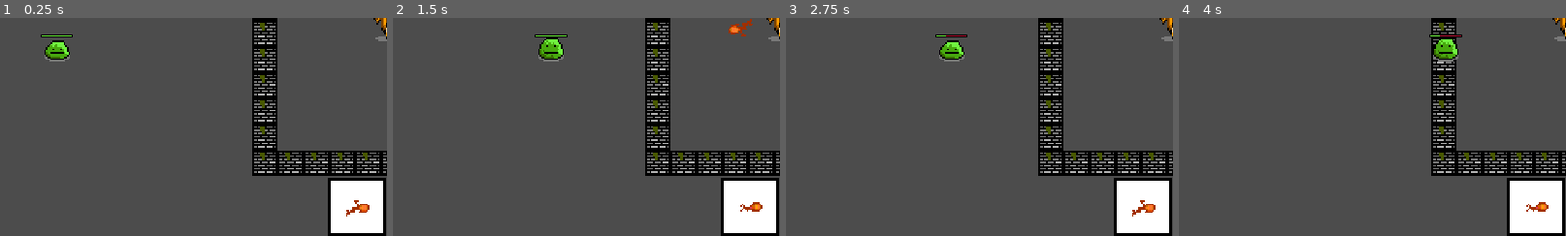
Above: before the commit, frames 1-4 (left to right).
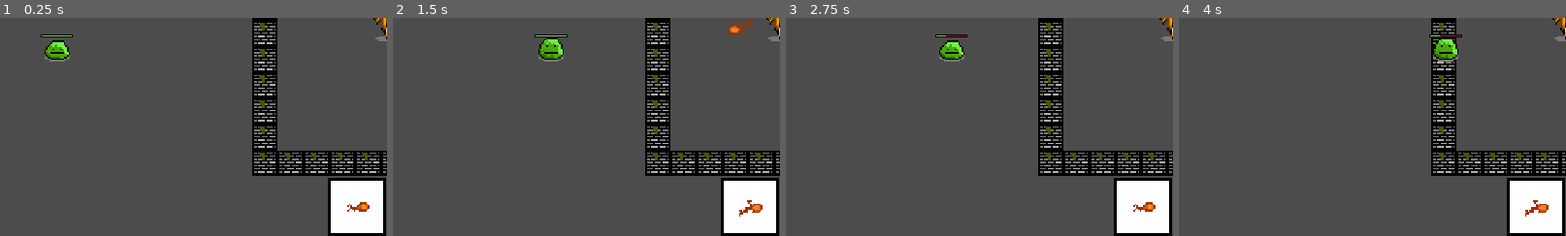
Above: after the commit, the same moments.

Repository: jonathanlin0/Theseus
Game: Godot game, scene res://Levels/Level2.tscn
Same seed, same stepped clock (60 frames per second), same inputs: the game is played once before the commit and once after it.
Inputs (mouse positions are % of the whole screen's width and height, from its top left):
- Up to frame 1 (0.25 s): no input
- Up to frame 2 (1.5 s): tap Enter (ui_accept) at 0.5, 0.77 s; move the mouse to (72, 45) at 0.52 s; hold Up (ui_up) 0.53-1.28 s; click (72, 45) at 0.6 s; move the mouse to (30, 55) at 1.27 s; click (30, 55) at 1.35 s
- Up to frame 3 (2.75 s): tap Enter (ui_accept) at 1.52 s; move the mouse to (60, 28) at 2.02 s; hold Up (ui_up) from 2.03 s (still down); hold Shift from 2.03 s (still down); click (60, 28) at 2.3 s
- Up to frame 4 (4 s): move the mouse to (45, 70) at 2.77 s; release Shift at 2.78 s; click (45, 70) at 2.85 s; tap Enter (ui_accept) at 3.02, 3.77 s; move the mouse to (80, 65) at 3.52 s; release Up (ui_up) at 3.53 s; click (80, 65) at 3.6 s
The pictures show only the part of the screen within x 0-50%, y 50-100%; the shares and areas given below are measured in that part.

The runs differ from the first frame. In frame 1, 0.1% of the frame differs, in the area x 89-96%, y 83-92%; in frame 2, 0.1%; in frame 3, 0.1%; in frame 4, 0.1%.

Commit message:
Lightning Bug Fix

Diff:
--- a/Theseus/Characters/Player.gd
+++ b/Theseus/Characters/Player.gd
@@ -157,7 +157,7 @@
 
 			fireball.rotate(rad)
 
-		if master_data.selected_weapon == 2:
+		if master_data.selected_weapon == 2 and master_data.mana > master_data.lightning_cost:
 			master_data.mana -= master_data.lightning_cost
 
 			var lightning = LIGHTNING.instance()
--- a/Theseus/Characters/Player.tscn
+++ b/Theseus/Characters/Player.tscn
@@ -304,6 +304,7 @@
 scale = Vector2( 0.697917, 0.708333 )
 frames = SubResource( 24 )
 animation = "down"
+frame = 1
 playing = true
 
 [node name="SwordSwingAreas" type="Position2D" parent="."]
@@ -417,7 +418,6 @@
 [node name="Fire_animation" type="AnimatedSprite" parent="Hotbar"]
 position = Vector2( 222, 252 )
 frames = SubResource( 101 )
-frame = 2
 playing = true
 
 [node name="lightning_animation" type="AnimatedSprite" parent="Hotbar"]
--- a/Theseus/Master_Data.gd
+++ b/Theseus/Master_Data.gd
@@ -40,6 +40,7 @@
 # collection of all the speeds
 var player_speed = 7000
 var fireball_speed = 200
+var lightning_speed = 300
 var lizard_spit_speed = 180
 
 # how much energy each attack costs
